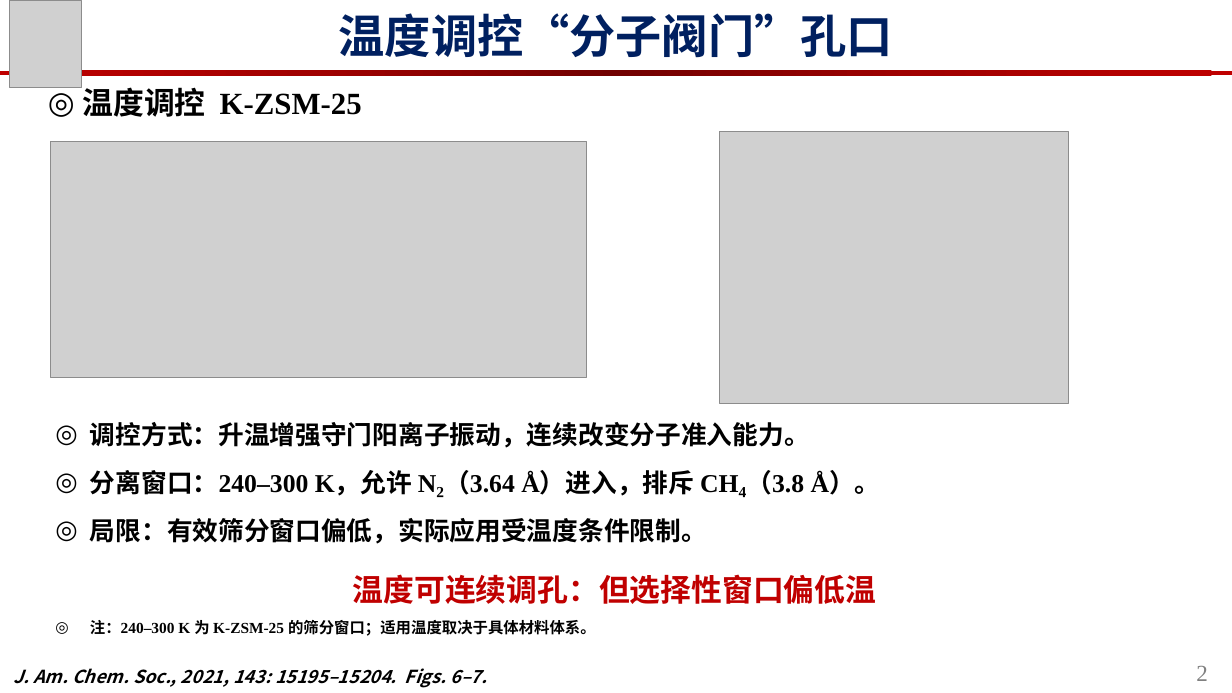
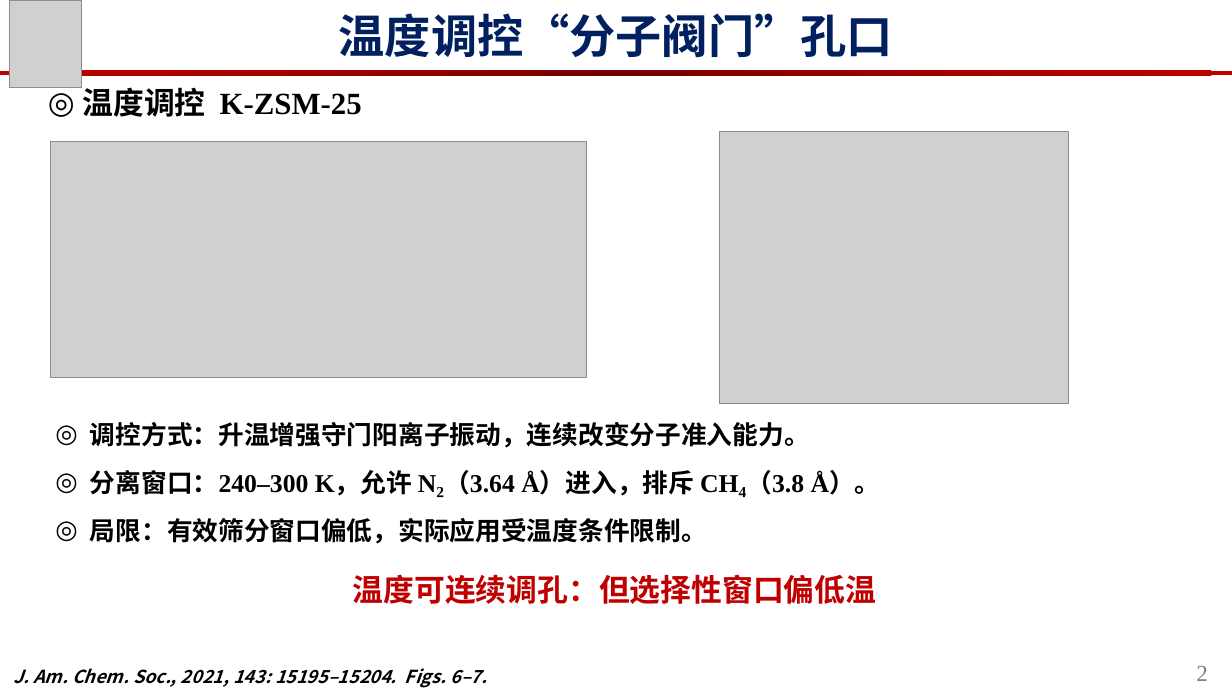
Before and after one commit to azjie129/code, a slide deck: slide 2 of presentations/Zeolite_pore_size_regulation_5slides.pptx. Drawn at 1232x693 pixels with LibreOffice and Linux fonts; fonts in the diff are those of the drawing; grey boxes stand for pictures. Boxes give left, top, right and bottom in pixels: in the first picture for what was removed or moved away, otherwise in the second. Text is boxed around its words. In the diff, an @@ line names an element or a change of style, - is before the commit and + after.

```diff
--- a/presentations/Zeolite_pore_size_regulation_5slides.pptx
+++ b/presentations/Zeolite_pore_size_regulation_5slides.pptx
@@ text removed at bbox=[90, 620, 596, 636] @@
-◎ 注：240–300 K 为 K-ZSM-25 的筛分窗口；适用温度取决于具体材料体系。
```
Also in this commit, not shown: 4 other slides changed, 1 other file.
